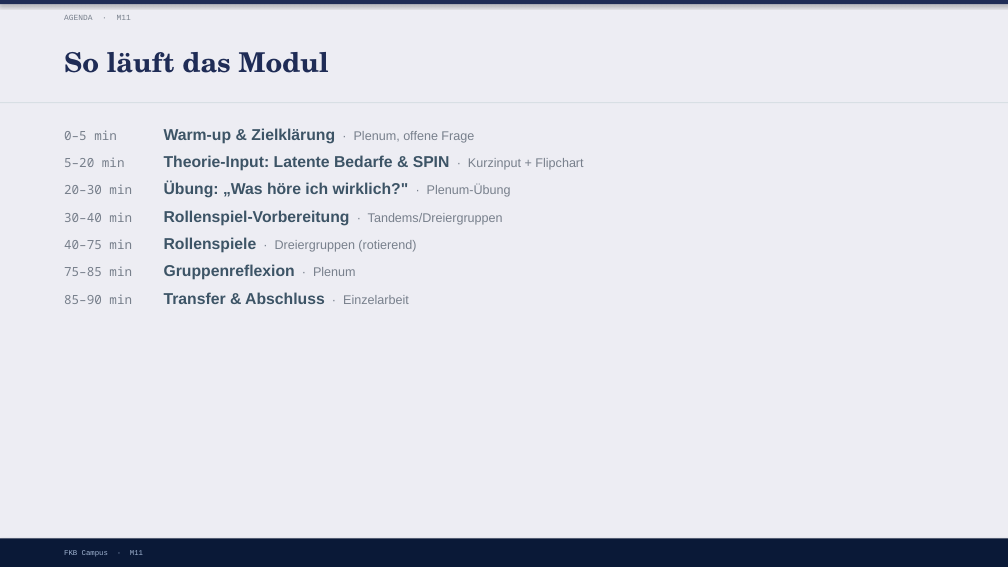
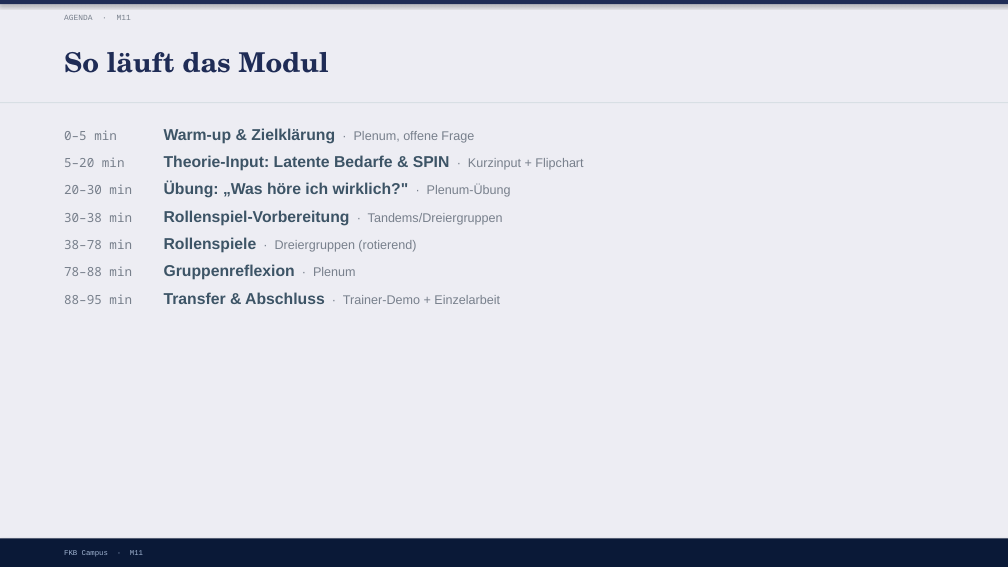
Before and after one commit to ck5rqc47pr-byte/firmenkundenakademie-online, a slide deck: slide 4 of protected-downloads/praesentation/M11.pptx. Drawn at 1008x567 pixels with LibreOffice and Linux fonts; fonts in the diff are those of the drawing. Boxes give left, top, right and bottom in pixels: in the first picture for what was removed or moved away, otherwise in the second. Text is boxed around its words. In the diff, an @@ line names an element or a change of style, - is before the commit and + after.

```diff
--- a/protected-downloads/praesentation/M11.pptx
+++ b/protected-downloads/praesentation/M11.pptx
@@ text at [64,210,503,304]: text changed @@
-30–40 min Rollenspiel-Vorbereitung · Tandems/Dreiergruppen
-40–75 min Rollenspiele · Dreiergruppen (rotierend)
-75–85 min Gruppenreflexion · Plenum
-85–90 min Transfer & Abschluss · Einzelarbeit
+30–38 min Rollenspiel-Vorbereitung · Tandems/Dreiergruppen
+38–78 min Rollenspiele · Dreiergruppen (rotierend)
+78–88 min Gruppenreflexion · Plenum
+88–95 min Transfer & Abschluss · Trainer-Demo + Einzelarbeit
```
Also in this commit, not shown: 2 other files.
